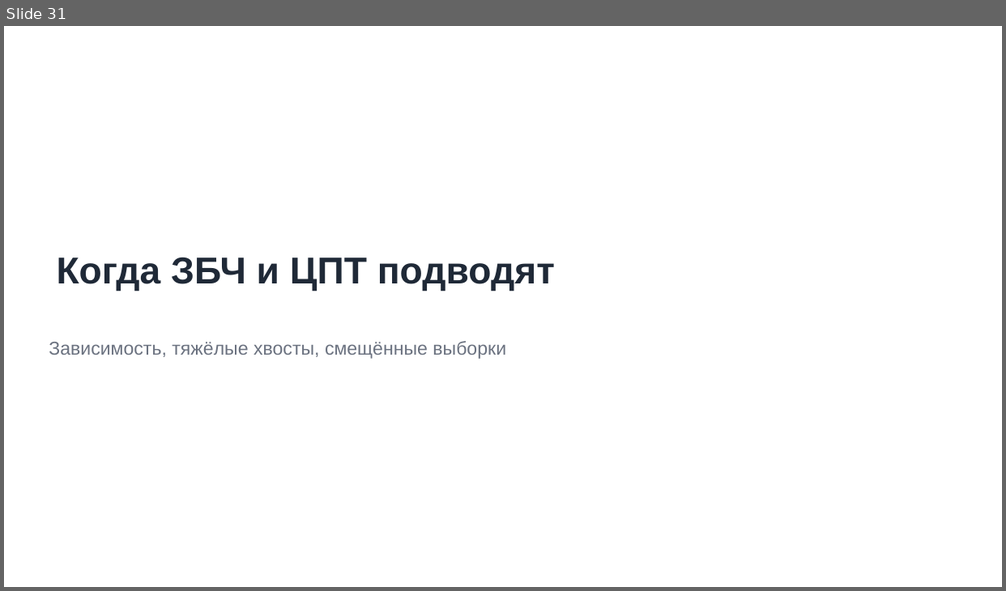
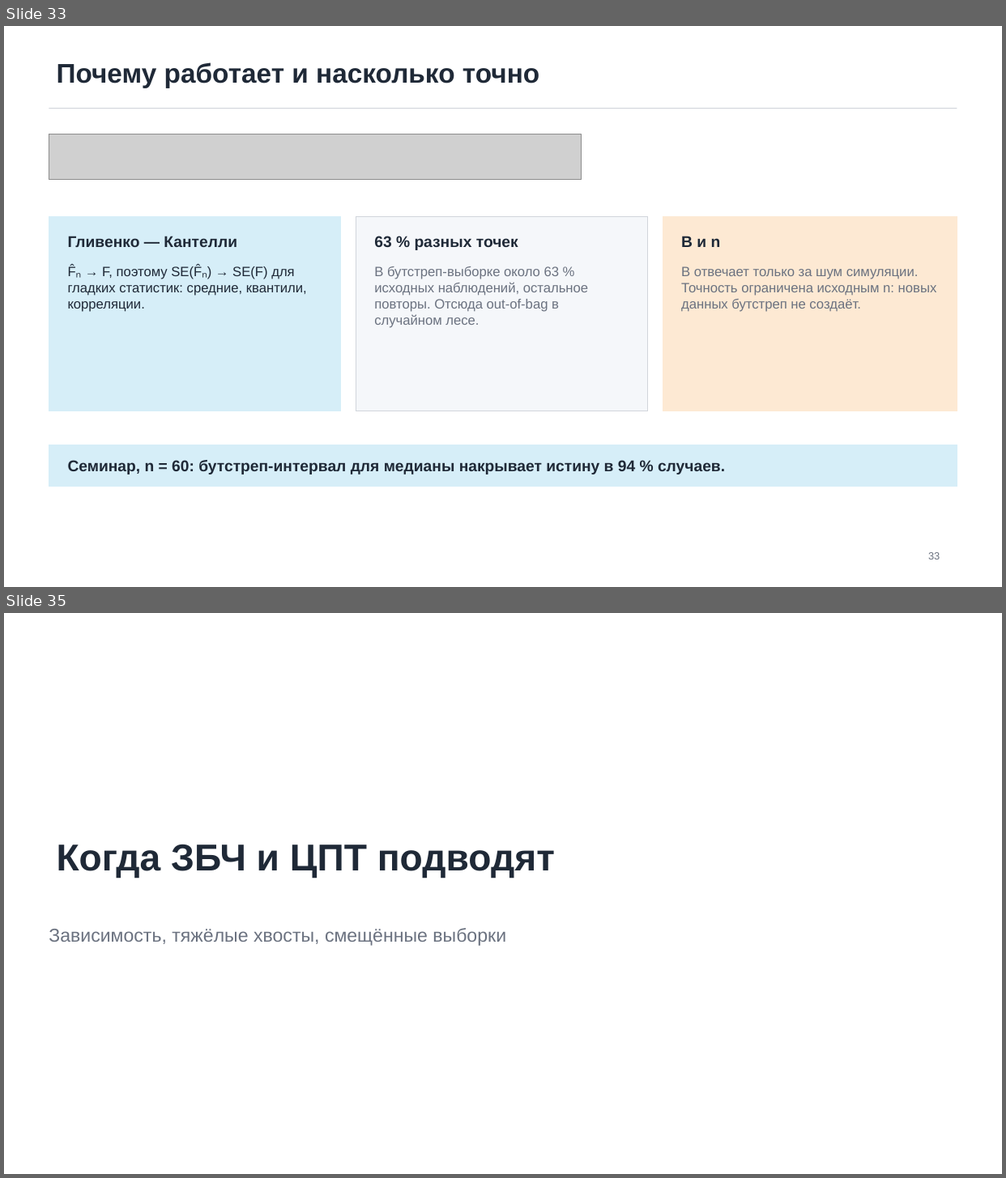
Before and after one commit to TheTonyPub/probability-theory-2026, a slide deck: lectures/05_lln-clt-itmo.pptx. Shown one above the other, each under a label of ours: slide 31 before the commit, slides 33 and 35 after it; the slides between them are not shown. The pictures are 1006x591 and 1006x1178 pixels, drawn with LibreOffice and Linux fonts; fonts in the diff are those of the drawing; grey boxes stand for pictures. Boxes give left, top, right and bottom in pixels: in the first picture for what was removed or moved away, otherwise in the second. Text is boxed around its words. In the diff, an @@ line names an element or a change of style, - is before the commit and + after.

```diff
--- a/lectures/05_lln-clt-itmo.pptx
+++ b/lectures/05_lln-clt-itmo.pptx
@@ slide 33 added at box(4, 26, 1002, 587), background #FFFFFF @@
@@ title added at box(57, 62, 539, 88), 26 pt, text #1F2937, bold @@
+Почему работает и насколько точно
@@ line added from (49, 109) to (957, 109), #D1D5DB 0.75 pt @@
@@ picture added at box(49, 135, 582, 179) @@
@@ rectangle added at box(49, 217, 341, 412), fill #D6EEF8, outline #D6EEF8 0.5 pt @@
@@ rectangle added at box(356, 217, 648, 412), fill #F5F7FA, outline #D1D5DB 0.5 pt @@
@@ rectangle added at box(663, 217, 957, 412), fill #FDE9D3, outline #FDE9D3 0.5 pt @@
@@ text added at box(68, 236, 237, 247), 15 pt, text #1F2937, bold @@
+Гливенко — Кантелли
@@ text added at box(374, 236, 518, 250), 15 pt, text #1F2937, bold @@
+63 % разных точек
@@ text added at box(681, 236, 721, 247), 15 pt, text #1F2937, bold @@
+B и n
@@ text added at box(68, 267, 307, 312), 13 pt, text #1F2937 @@
+F̂ₙ → F, поэтому SE(F̂ₙ) → SE(F) для гладких статистик: средние, квантили, корреляции.
@@ text added at box(374, 267, 588, 328), 13 pt, text #6B7280 @@
+В бутстреп-выборке около 63 % исходных наблюдений, остальное повторы. Отсюда out-of-bag в случайном лесе.
@@ text added at box(681, 267, 937, 312), 13 pt, text #6B7280 @@
+B отвечает только за шум симуляции. Точность ограничена исходным n: новых данных бутстреп не создаёт.
@@ rectangle added at box(49, 446, 957, 486), fill #D6EEF8, outline #D6EEF8 0.5 pt @@
@@ text added at box(68, 460, 725, 475), 15 pt, text #1F2937, bold @@
+Семинар, n = 60: бутстреп-интервал для медианы накрывает истину в 94 % случаев.
@@ text added at box(928, 552, 940, 560), 10 pt, text #6B7280 @@
+33
@@ what was slide 31 is now slide 35 @@
```
Also in this commit, not shown: 8 slides changed, 3 other slides added, 7 other files.
